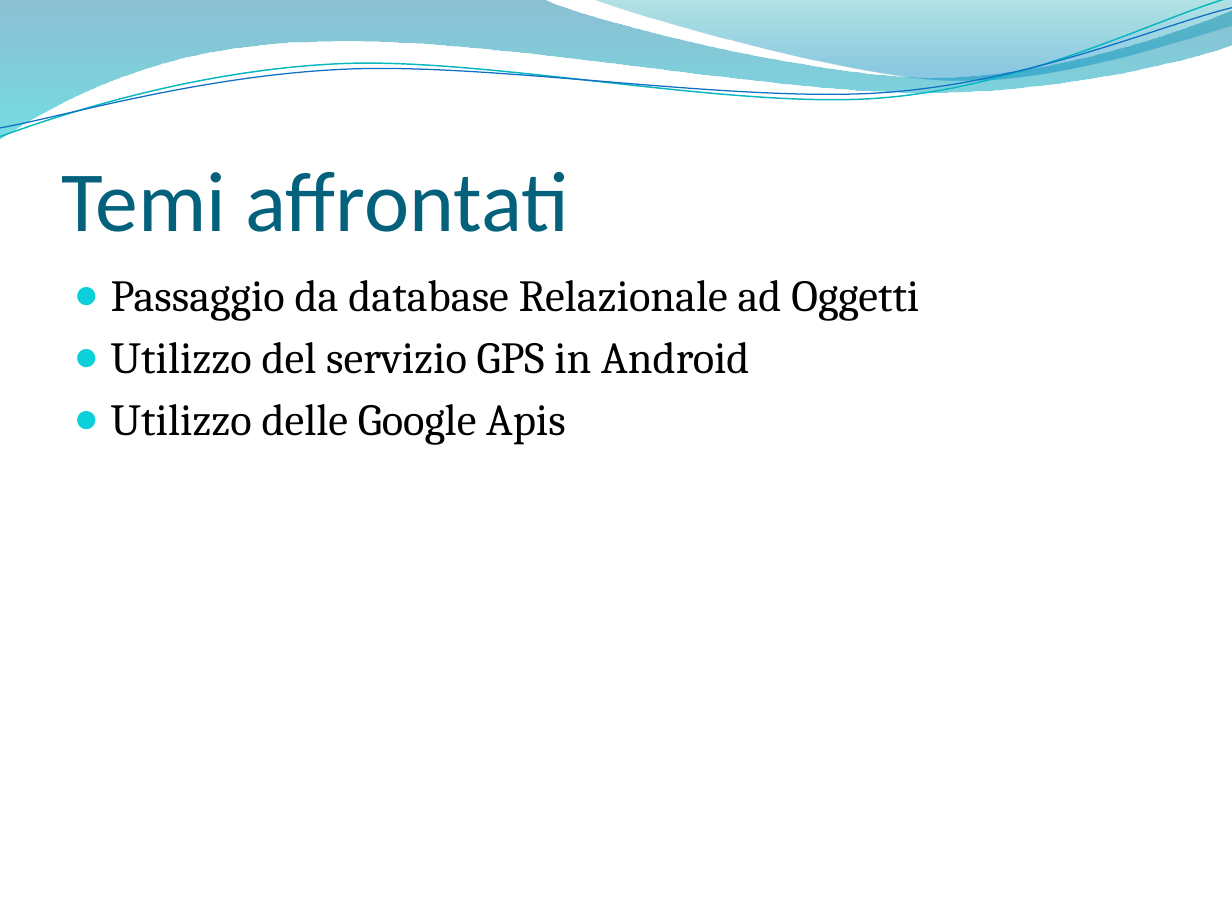
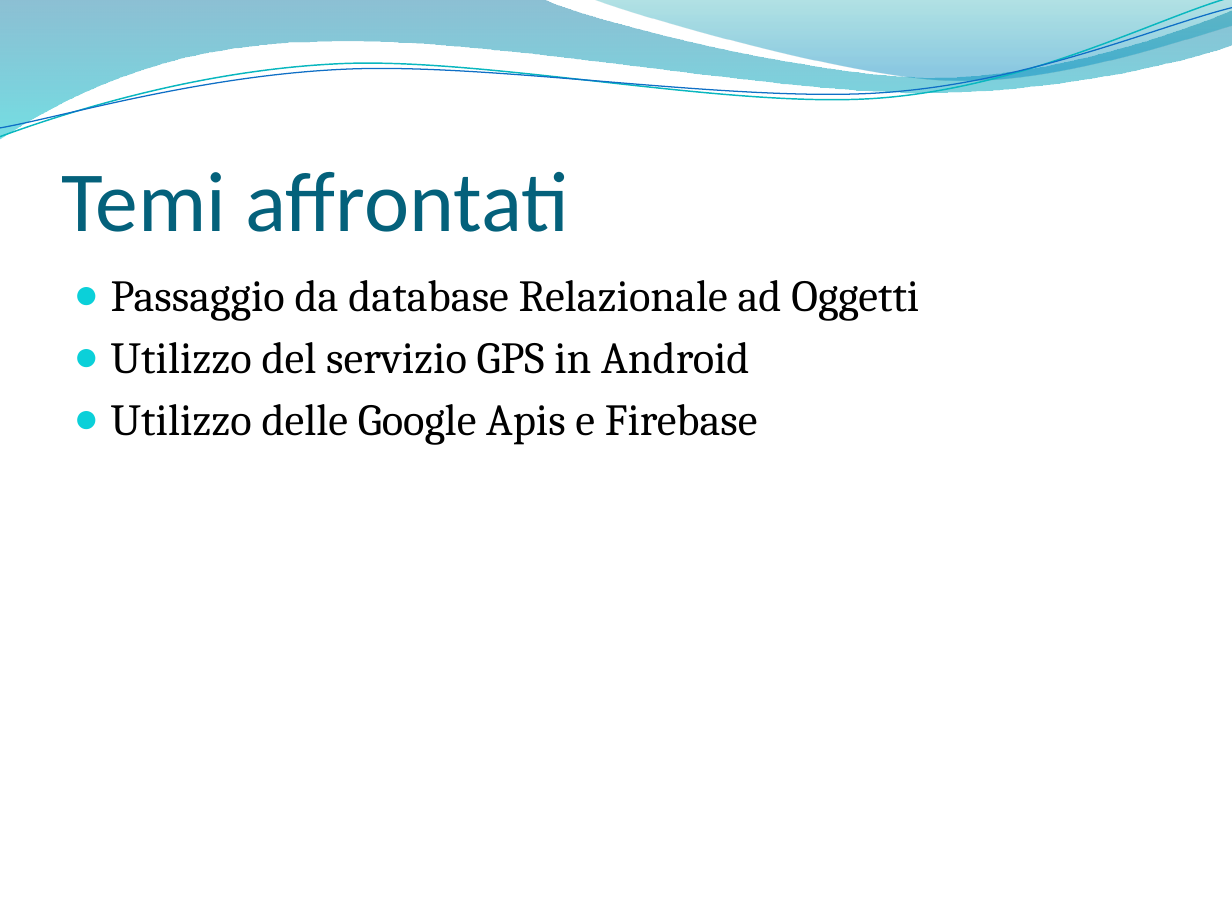
Before and after one commit to fabiomanfrin/Scuola, a slide deck: slide 8 of CarFinder.pptx (slide 9 before the commit). Drawn at 1232x924 pixels with LibreOffice and Linux fonts; fonts in the diff are those of the drawing; background and template pictures are left out. Boxes give left, top, right and bottom in pixels: in the first picture for what was removed or moved away, otherwise in the second. Text is boxed around its words. In the diff, an @@ line names an element or a change of style, - is before the commit and + after.

```diff
--- a/CarFinder.pptx
+++ b/CarFinder.pptx
@@ text at <box>111,404,758,445</box>: text changed @@
-● Utilizzo delle Google Apis
+● Utilizzo delle Google Apis e Firebase
```
Also in this commit, not shown: 2 other slides changed, 1 slide removed, 13 other files.
